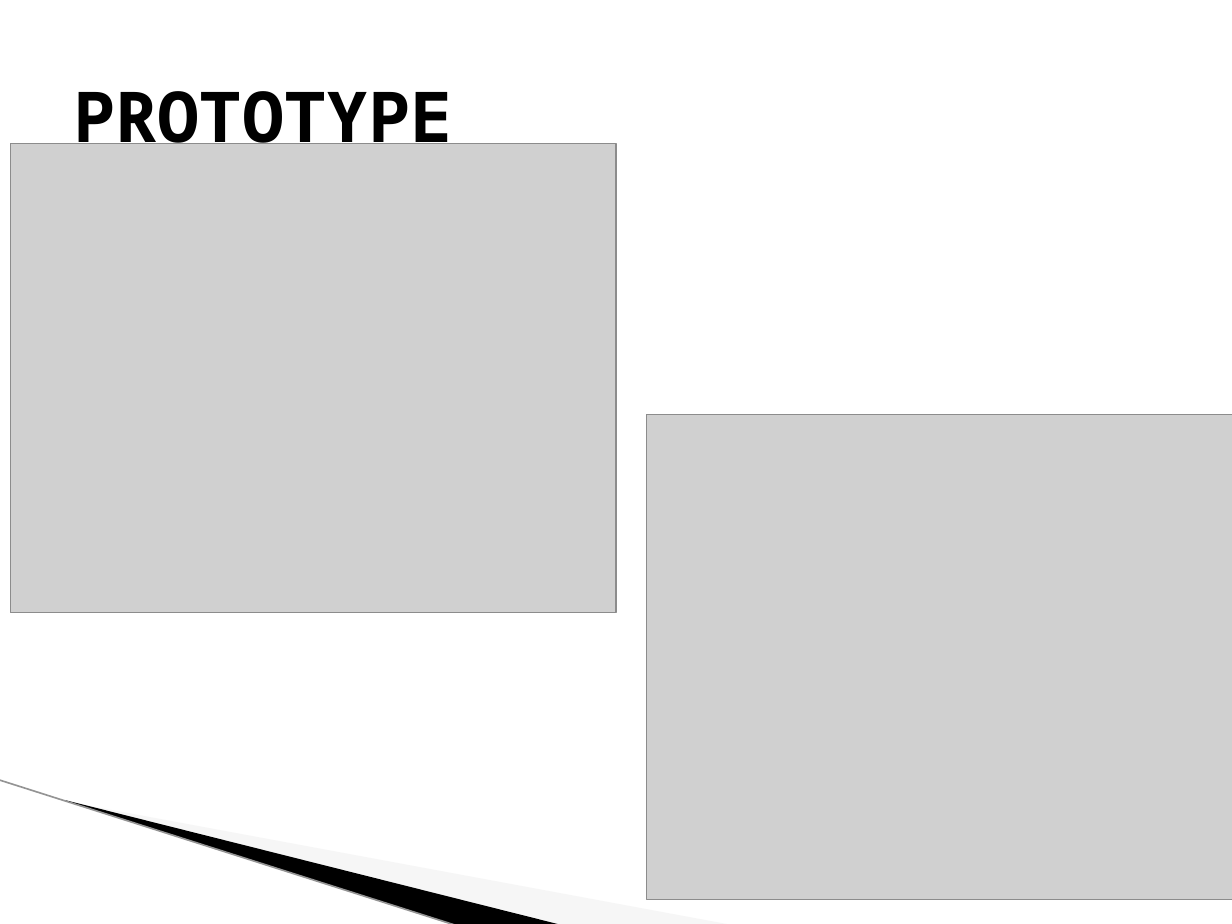
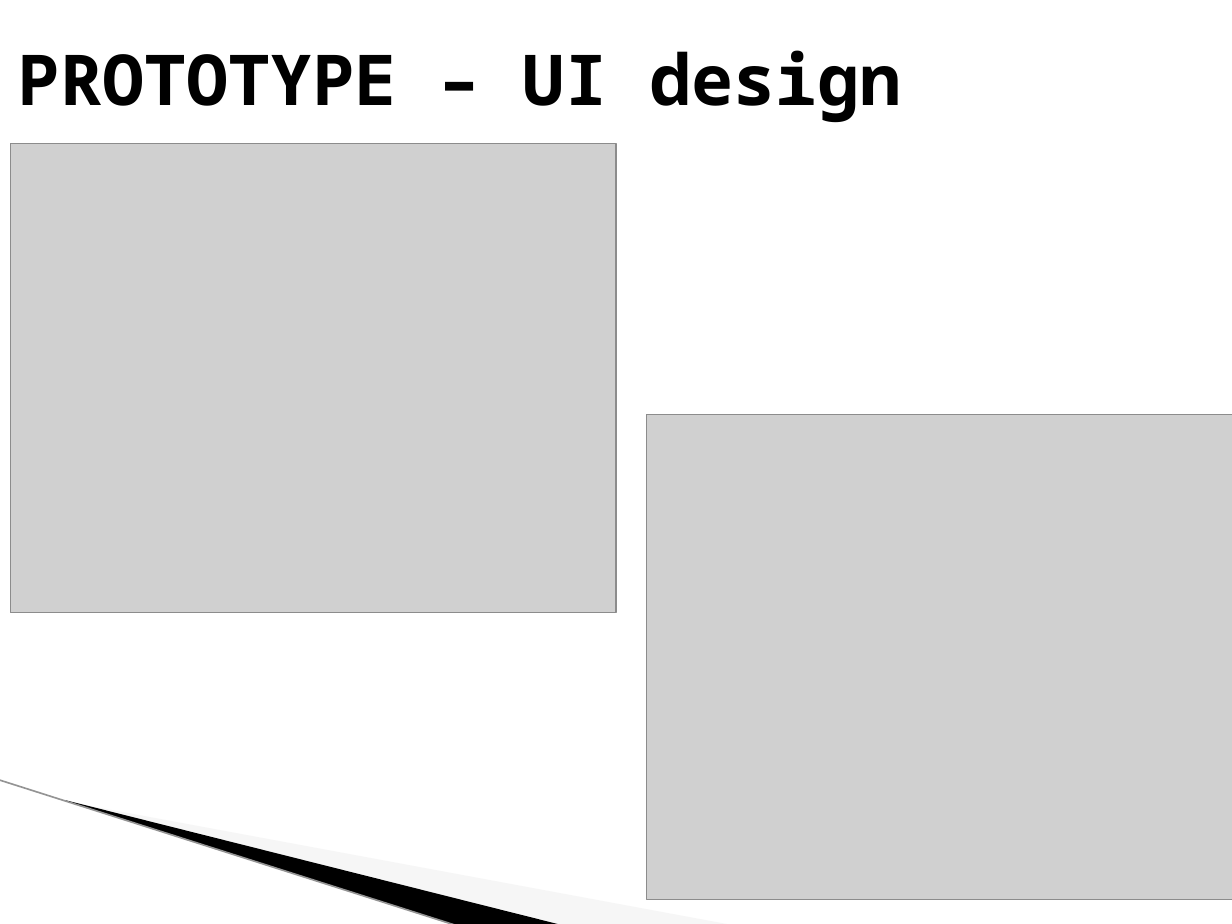
Before and after one commit to 321dhruuv0037/Java_mini_project, a slide deck: slide 6 of CRESTfinal.pptx. Drawn at 1232x924 pixels with LibreOffice and Linux fonts; fonts in the diff are those of the drawing; grey boxes stand for pictures; background and template pictures are left out. Boxes give left, top, right and bottom in pixels: in the first picture for what was removed or moved away, otherwise in the second. Text is boxed around its words. In the diff, an @@ line names an element or a change of style, - is before the commit and + after.

```diff
--- a/CRESTfinal.pptx
+++ b/CRESTfinal.pptx
@@ title at (x1=18, y1=50, x2=901, y2=123): text changed @@
-PROTOTYPE
+PROTOTYPE – UI design
```
Also in this commit, not shown: 6 other slides changed, 2 slides added, 4 other files.
